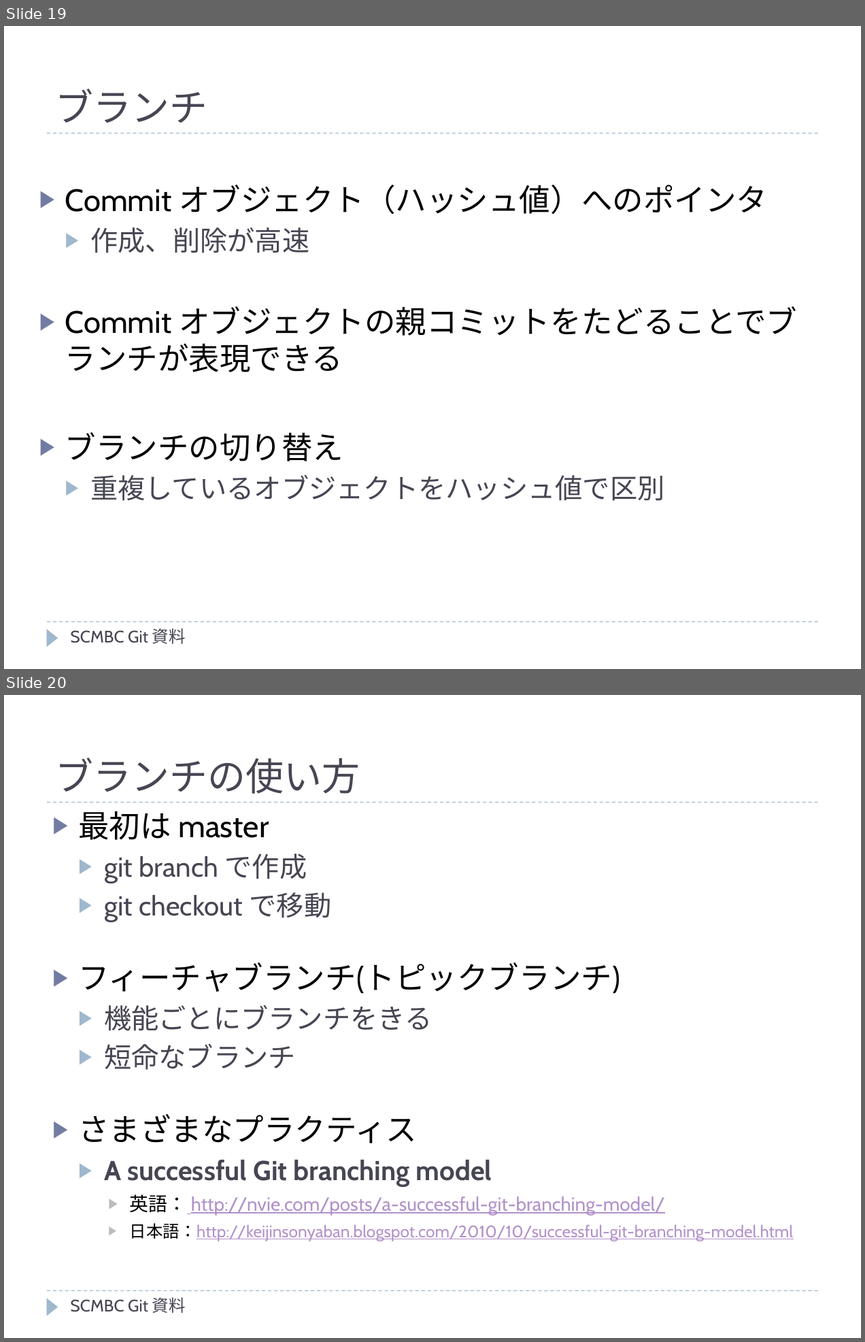
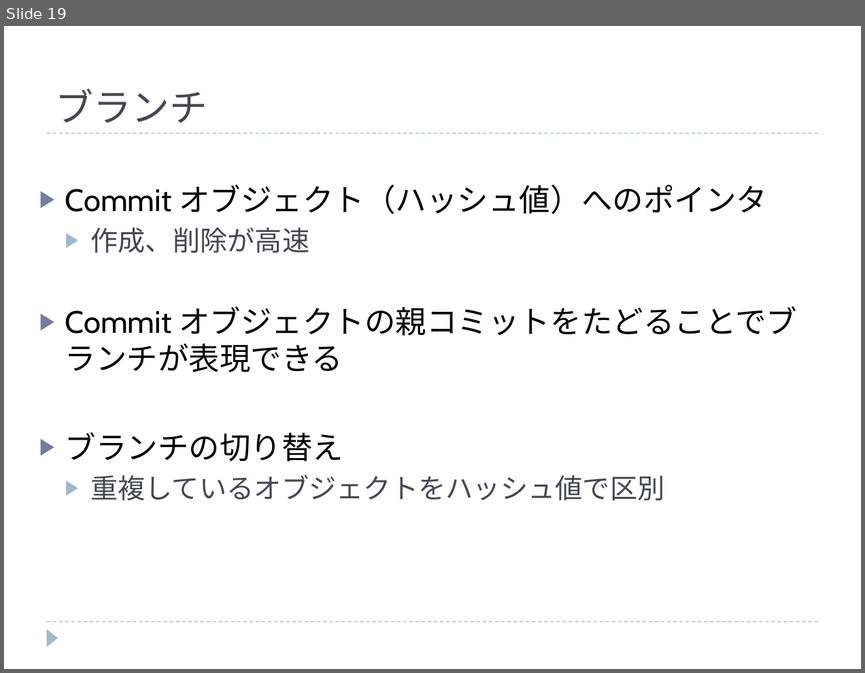
Before and after one commit to kyonmm/SCMBootCamp, a slide deck: git/presen/SCMBC_Git.pptx. Shown one above the other, each under a label of ours: slides 19 and 20 before the commit, slide 19 after it. The pictures are 865x1342 and 865x673 pixels, drawn with LibreOffice and Linux fonts; fonts in the diff are those of the drawing. Boxes give left, top, right and bottom in pixels: in the first picture for what was removed or moved away, otherwise in the second. Text is boxed around its words. In the diff, an @@ line names an element or a change of style, - is before the commit and + after.

Commit message:
Gitの資料を更新

```diff
--- a/git/presen/SCMBC_Git.pptx
+++ b/git/presen/SCMBC_Git.pptx
@@ slide 20 removed at bbox=[4, 695, 861, 1338], background #FFFFFF; not listed: 3 template elements that a slide beside it also shows @@
@@ title removed at bbox=[55, 758, 360, 794] @@
-ブランチの使い方
@@ text removed at bbox=[78, 811, 793, 1241] @@
-▶ 最初は master
-  ▶ git branch で作成
-  ▶ git checkout で移動
-▶ フィーチャブランチ(トピックブランチ)
-  ▶ 機能ごとにブランチをきる
-  ▶ 短命なブランチ
-▶ さまざまなプラクティス
-  ▶ A successful Git branching model
-    ▶ 英語： http://nvie.com/posts/a-successful-git-branching-model/
-    ▶ 日本語：http://keijinsonyaban.blogspot.com/2010/10/successful-git-branching-model.html
@@ text removed at bbox=[71, 1297, 186, 1312] @@
-SCMBC Git 資料
@@ slide 19 changed as well @@
@@ text removed at bbox=[71, 628, 186, 643] @@
-SCMBC Git 資料
```
Also in this commit, not shown: 32 other slides changed, 12 slides added, 8 other slides removed.
